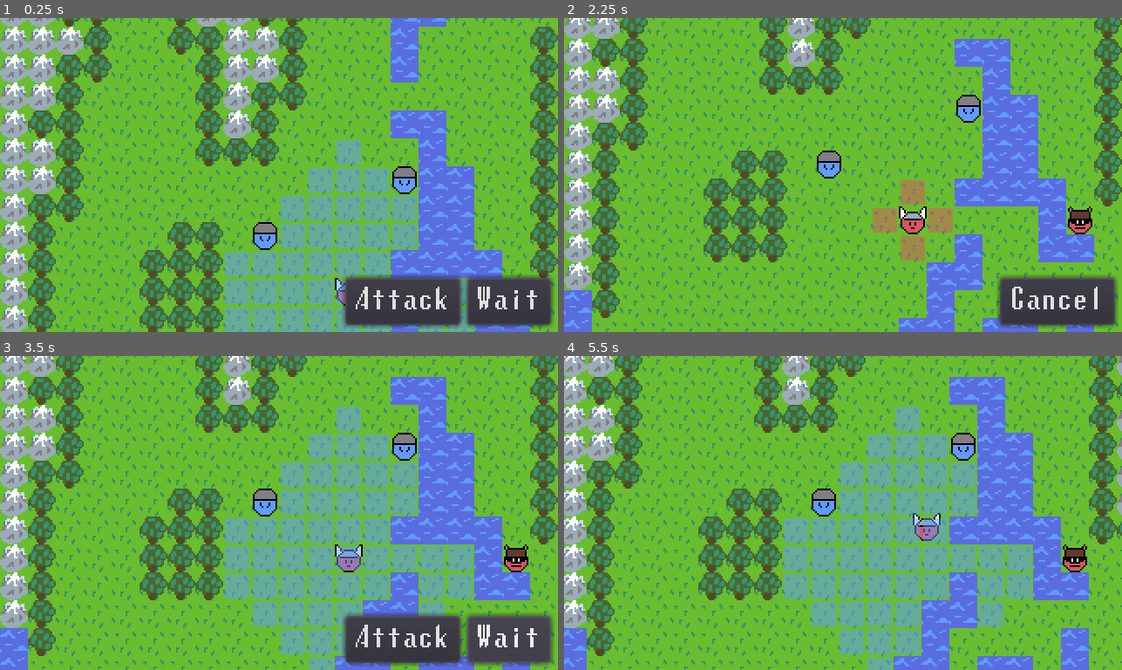
Above: before the commit, frames 1-4 (two rows, left to right).
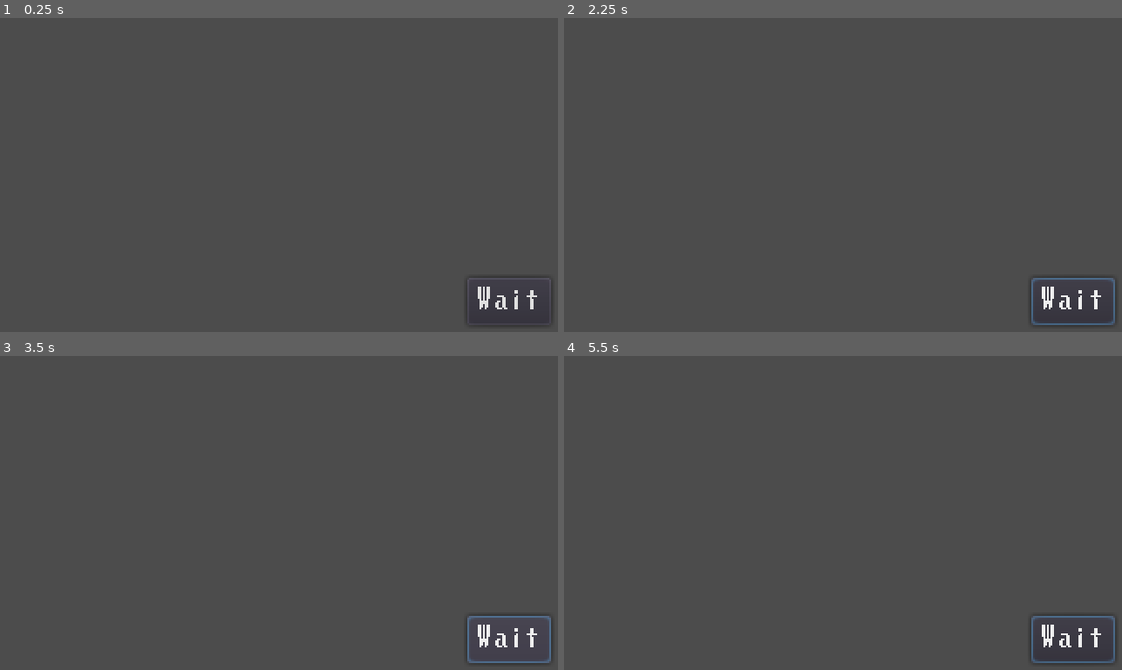
Above: after the commit, the same moments.

Repository: AaronWizard/LegendsOfMajesticSteel
Game: Godot game, scene res://src/game/Game.tscn
Same seed, same stepped clock (60 frames per second), same inputs: the game is played once before the commit and once after it.
Inputs (mouse positions are in pixels of both pictures, inside the frame that each line leads up to):
- Up to frame 1 (0.25 s): no input
- Up to frame 2 (2.25 s): click (965, 300) at 0.5 s, where only the run before the commit has a clickable "Attack"; click (1071, 300) at 1.25 s, where only the run after the commit has a clickable "Wait"; click (965, 300) at 2 s, where only the run before the commit has a clickable "Attack"
- Up to frame 3 (3.5 s): click (507, 638) at 2.75 s, where only the run after the commit has a clickable "Wait"
- Up to frame 4 (5.5 s): click (965, 638) at 3.5 s, where only the run before the commit has a clickable "Attack"; click (1071, 638) at 4.25 s, where only the run after the commit has a clickable "Wait"; tap Enter at 5 s; move the mouse to (965, 497) at 5.02 s; click (965, 497) at 5.17 s

The runs differ from the first frame. In frame 1, 95% of the frame differs, in the area x 0-100%, y 0-100%; in frame 2, 98%; in frame 3, 95%; in frame 4, 100%.
Error after the commit: Parse Error: The class "Map" was found in global scope, but its script couldn't be loaded. (res://src/actors/BattleStats.gd:11)

Commit message:
Removed Actor.get_map()

Diff:
--- a/src/actors/Actor.gd
+++ b/src/actors/Actor.gd
@@ -23,7 +23,7 @@
 var controller = null # -> Controller
 
 onready var stats := $Stats as Stats
-onready var battle_stats = $BattleStats # -> BattleStats
+onready var battle_stats := $BattleStats as BattleStats
 
 onready var remote_transform := $Center/Offset/RemoteTransform2D \
 		as RemoteTransform2D
